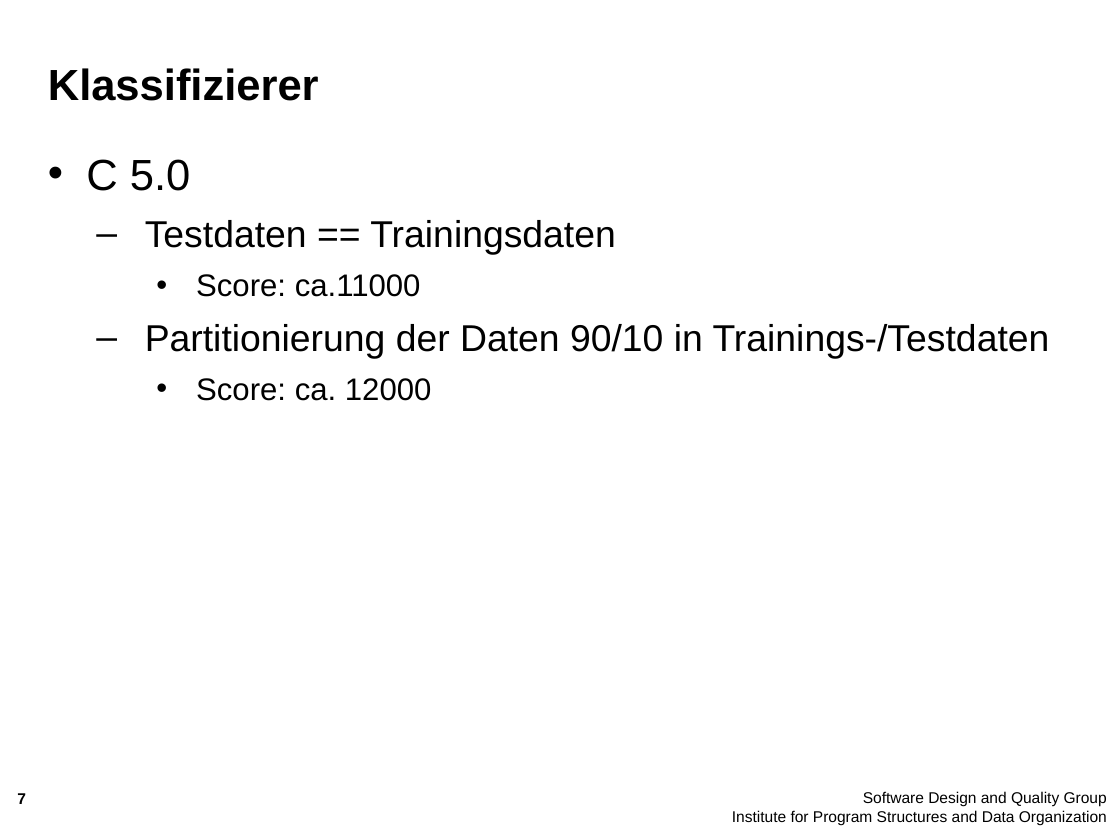
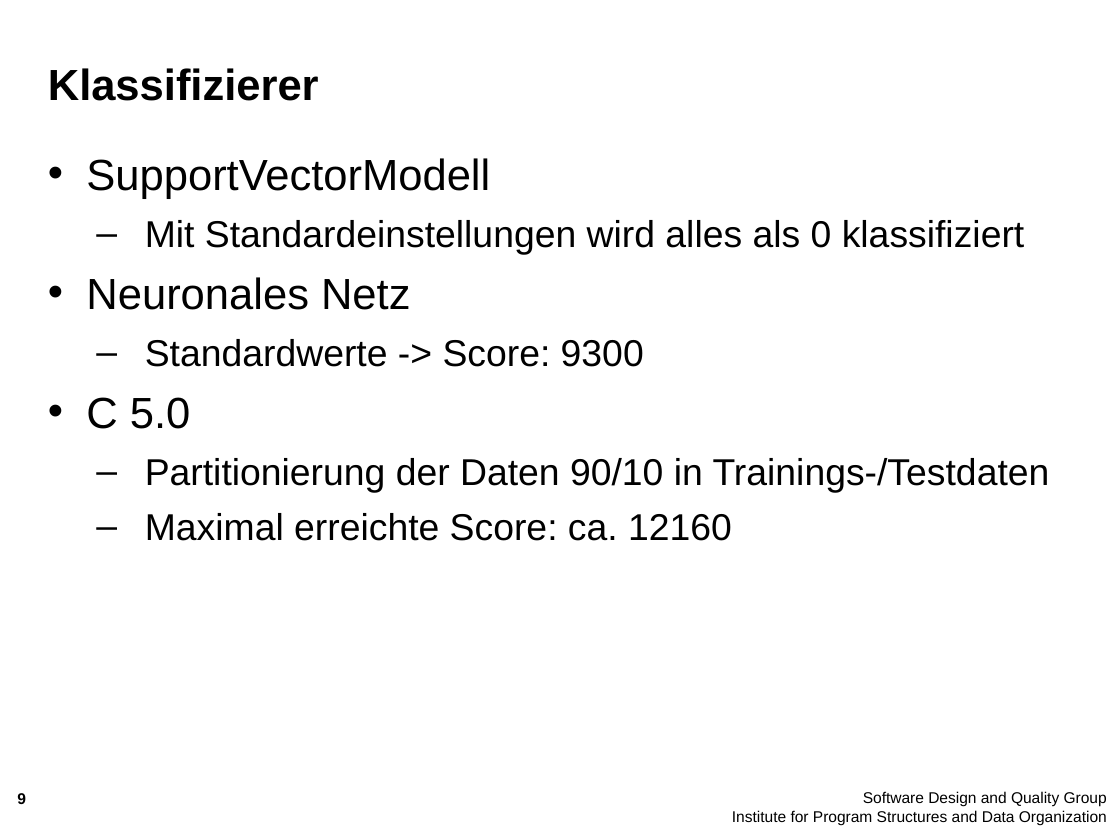
Before and after one commit to majdi14789/dwm10, a slide deck: slide 9 of Zwischenpräsentation/Zwischenstand.ppt (slide 7 before the commit). Drawn at 1120x840 pixels with LibreOffice and Linux fonts; fonts in the diff are those of the drawing; background and template pictures are left out. Boxes give left, top, right and bottom in pixels: in the first picture for what was removed or moved away, otherwise in the second. Text is boxed around its words. In the diff, an @@ line names an element or a change of style, - is before the commit and + after.

```diff
--- a/Zwischenpräsentation/Zwischenstand.ppt
+++ b/Zwischenpräsentation/Zwischenstand.ppt
@@ text at (86, 158, 1025, 367): paragraphs added @@
+• SupportVectorModell
+  – Mit Standardeinstellungen wird alles als 0 klassifiziert
+• Neuronales Netz
+  – Standardwerte -> Score: 9300
@@ text at (145, 220, 616, 297): paragraphs removed @@
-  – Testdaten == Trainingsdaten
-    • Score: ca.11000
@@ text at (145, 513, 732, 541): text changed; size 20 to 24 pt @@
-    • Score: ca. 12000
+  – Maximal erreichte Score: ca. 12160
@@ page number at (17, 793, 26, 804): text changed @@
-7
+9
```
Also in this commit, not shown: 5 other slides changed, 3 slides added.
